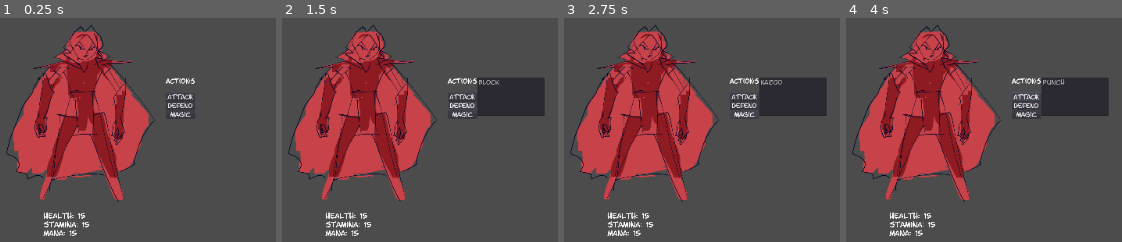
Above: before the commit, frames 1-4 (left to right).
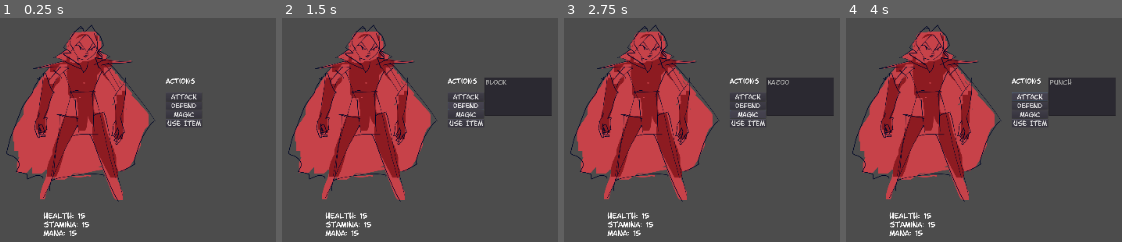
Above: after the commit, the same moments.

Repository: lumsell/highness
Game: Godot game, scene res://PartyCharacter.tscn
Two runs of this game, one before a commit and one after it. Both use one fixed random seed, a clock stepped at 60 frames per second and the inputs below.
Inputs (mouse positions are in pixels of both pictures, inside the frame that each line leads up to):
- Up to frame 1 (0.25 s): no input
- Up to frame 2 (1.5 s): click "Attack" at 0.5 s; click "Defend" at 1.25 s
- Up to frame 3 (2.75 s): click "Magic" at 2 s
- Up to frame 4 (4 s): click (1030, 123) at 2.75 s, where only the run after the commit has a clickable "Use Item"; click "Attack" at 3.5 s

The runs differ from the first frame. In frame 1, 0.7% of the frame differs, in the area x 60-73%, y 33-49%; in frame 2, 1.4%, in the area x 60-98%, y 26-49%; in frame 3, 1.4%; in frame 4, 1.4%.

Commit message:
Started items and other misc adds
Added a basic PartyInventory that can be used as a shared menu for the party's items accessible by all party characters, with one sample item. Also added a basic cost check to the current actions and started rethinking the node organization (right now actions are stored as children of character nodes, but I think they can be more easily kept in the BattleController)

Diff:
--- a/FurlitzFightFarm/HeinousHighness-ProtoBattle2/BaseActionList.gd
+++ b/FurlitzFightFarm/HeinousHighness-ProtoBattle2/BaseActionList.gd
@@ -26,8 +26,8 @@
 		add_item(item)
 
 func get_id_at(index):
-	var id = id_list[index]
-	return id
+	var item_id = id_list[index]
+	return item_id
 
 func load_node(action):
 	add_item(action.get_name())
--- a/FurlitzFightFarm/HeinousHighness-ProtoBattle2/BattleScene.gd
+++ b/FurlitzFightFarm/HeinousHighness-ProtoBattle2/BattleScene.gd
@@ -1,4 +1,8 @@
 extends Node
+
+#Could actions be stored as children of the controller instead of the characters?
+#The actions need to be modified based on the characters, that can be done with
+# the "perform_action" method
 
 # This variable stores the ID string of the Action that the player currently
 # has active
@@ -11,8 +15,11 @@
 
 var active_character
 
+
+
 func _ready() -> void:
 	active_character = $cp0001
+	$PartyInventory.load_items(["ic0001"])
 	pass # Replace with function body.
 
 # This can be called to start a fight, once that's a thing
@@ -30,17 +37,57 @@
 func _on_EnemyCharacter_enemy_targeted(enemy_id) -> void:
 
 	if player_queued_action == null:
-		print("clicked on: " + enemy_id)
-	else:
-		print("targeted: " + enemy_id + " with: " + player_queued_action.get_name())
-		get_node("Announcer").set_text(player_queued_action.get_name() + " : " + enemy_id)
+		return
 
-		active_character.perform_action(player_queued_action)
-		get_node(enemy_id).apply_action(player_queued_action)
+	match player_queued_action.get_id().substr(0,1):
+		"i":
+			pass
+		"a":
+			if player_queued_action == null:
+				print("clicked on: " + enemy_id)
+			else:
+				print("targeted: " + enemy_id + " with: " + player_queued_action.get_name())
+				get_node("Announcer").set_text(player_queued_action.get_name() + " : " + enemy_id)
 
-		player_queued_action = null
+				player_queued_action.perform(active_character.get_node("StatBlock"))
+
+		#This will need to change, multiple enemies of the same type will have
+		# the same idea - use a node array to keep track of them?
+				player_queued_action.execute(get_node(enemy_id).get_node("StatBlock"))
+
+	active_character.end_turn()
+	player_queued_action = null
+	$PartyInventory.hide()
+	active_character.start_turn()
 
 # Recieves the active_action signal from a character and changes the current
 # selection
 func _on_Sprite_active_action(action) -> void:
 	player_queued_action = action
+	$PartyInventory.hide()
+
+
+func _on_cp0001_invalid_action(reason) -> void:
+	get_node("Announcer").set_text(reason)
+
+
+func _on_cp0001_open_inventory() -> void:
+	$PartyInventory.show()
+
+
+func _on_cp0001_character_targeted(character_id) -> void:
+	print("Clicked on " + character_id)
+	print(player_queued_action.get_id().substr(0,1))
+	match player_queued_action.get_id().substr(0,1):
+		"a":
+			pass
+		"i":
+			player_queued_action.use(get_node(character_id).get_node("StatBlock"))
+			$PartyInventory.hide()
+	active_character.end_turn()
+	active_character.start_turn()
+
+func _on_PartyInventory_selection_made(selected_item) -> void:
+	print("Item selected")
+	print(selected_item.get_id())
+	player_queued_action = selected_item
--- a/FurlitzFightFarm/HeinousHighness-ProtoBattle2/BattleScene.tscn
+++ b/FurlitzFightFarm/HeinousHighness-ProtoBattle2/BattleScene.tscn
@@ -1,8 +1,9 @@
-[gd_scene load_steps=6 format=2]
+[gd_scene load_steps=7 format=2]
 
 [ext_resource path="res://PartyCharacter.tscn" type="PackedScene" id=1]
 [ext_resource path="res://BattleScene.gd" type="Script" id=2]
 [ext_resource path="res://EnemyCharacter.tscn" type="PackedScene" id=3]
+[ext_resource path="res://PartyInventory.tscn" type="PackedScene" id=4]
 
 [sub_resource type="DynamicFontData" id=1]
 font_path = "res://Fonts/ltromatic.ttf"
@@ -29,5 +30,15 @@
 "_edit_use_anchors_": false
 }
 
+[node name="PartyInventory" parent="." instance=ExtResource( 4 )]
+margin_left = 326.268
+margin_top = 251.428
+margin_right = 653.268
+margin_bottom = 338.428
+
 [connection signal="active_action" from="cp0001" to="." method="_on_Sprite_active_action"]
+[connection signal="character_targeted" from="cp0001" to="." method="_on_cp0001_character_targeted"]
+[connection signal="invalid_action" from="cp0001" to="." method="_on_cp0001_invalid_action"]
+[connection signal="open_inventory" from="cp0001" to="." method="_on_cp0001_open_inventory"]
 [connection signal="enemy_targeted" from="ce0001" to="." method="_on_EnemyCharacter_enemy_targeted"]
+[connection signal="selection_made" from="PartyInventory" to="." method="_on_PartyInventory_selection_made"]
--- a/FurlitzFightFarm/HeinousHighness-ProtoBattle2/HBoxContainer.gd
+++ b/FurlitzFightFarm/HeinousHighness-ProtoBattle2/HBoxContainer.gd
@@ -8,6 +8,7 @@
 # Sent when the player clicks on an item in an ActionList
 # returns action_name the ID of the selected action, for now just its name
 signal action_selected(action_name)
+signal open_inventory()
 
 # BaseActionButton and BaseActionList are generic scene nodes with the premade
 # functionality to build a unique Action Menu
@@ -23,6 +24,7 @@
 var attack_index = 0
 var defend_index = 1
 var magic_index = 2
+var inventory = -1
 
 var list_array = [attack_index, defend_index, magic_index]
 
@@ -48,6 +50,8 @@
 				new_button.set_id(defend_index)
 			"Magic":
 				new_button.set_id(magic_index)
+			"Use Item":
+				new_button.set_id(inventory)
 
 		var new_action_list = action_list.instance()
 		new_action_list.connect("item_selected", self, "_on_ActionList_item_selected")
@@ -71,22 +75,26 @@
 # Brings up the corresponding AbilityList when an ActionButton is pressed
 func _on_ActionButton_selection_made(button_id):
 	print(button_id)
+
 	# if there's a list currently being displayed, its removed and its selection
 	# is clread
 	if current_list != null:
 		$ListContainer.remove_child(current_list)
 		current_list.unselect_all()
 	#if the same button is clicked twice in a row, its just removed
-	if current_list == list_array[button_id]:
+	if button_id == -1:
+		emit_signal("open_inventory")
+	elif current_list == list_array[button_id]:
 		current_list = null
 	else:
 		current_list = list_array[button_id]
 		$ListContainer.add_child(current_list)
 
 func clear_selection():
-	$ListContainer.remove_child(current_list)
-	current_list.unselect_all()
-	current_list = null
+	if current_list != null:
+		$ListContainer.remove_child(current_list)
+		current_list.unselect_all()
+		current_list = null
 
 # Sends the "action_selected" signal when the player clicks on an item from an
 # ActionList
--- a/FurlitzFightFarm/HeinousHighness-ProtoBattle2/PartyCharacter.gd
+++ b/FurlitzFightFarm/HeinousHighness-ProtoBattle2/PartyCharacter.gd
@@ -6,6 +6,9 @@
 # Sent to the BattleController to tell it the ID of the player's currently
 # selected action
 signal active_action(action_id)
+signal invalid_action(reason)
+signal open_inventory()
+signal character_targeted(character_id)
 
 # These arrays are used to generate the character's ActionMenu
 # ATM they're stand-ins that don't actually mean anything and this whole system
@@ -13,7 +16,7 @@
 
 # this String array is used to generate all the ActionButtons - not yet though,
 # will need to be updated
-var action_categories = ["Attack", "Defend", "Magic"]
+var action_categories = ["Attack", "Defend", "Magic", "Use Item"]
 # these String arrays are used to generate ActionLists for each ActionButton
 # old, will remove later
 var attack_array = ["Slap", "Punch", "Insult"]
@@ -27,8 +30,12 @@
 var mana = 15
 var strength = 3
 
+var character_id
+
 # Generates and shows the active character's action menu
 func _ready() -> void:
+	character_id = "cp0001"
+
 	$StatBlock.build(health, stamina, mana, strength)
 
 	build_combat_menu(action_categories, available_actions)
@@ -56,7 +63,11 @@
 # Hides the character's CombatMenu when its turn ends
 # Not used yet, will be important when turns are actually ended
 func end_turn():
+	$CombatMenu.clear_selection()
 	$CombatMenu.hide()
+
+func start_turn():
+	$CombatMenu.show()
 
 # Recieves the CombatMenu's "action_selected" signal and forwards it to the
 # BattleController
@@ -64,7 +75,11 @@
 # It's useful for now because atm, CombatMenus are generated individually by
 # the characters, but this might change depending on how we handle Action Nodes
 func _on_CombatMenu_action_selected(action_name):
-	emit_signal("active_action", get_node(action_name))
+	var results = get_node(action_name).cost_check($StatBlock)
+	if(results[0]):
+		emit_signal("active_action", get_node(action_name))
+	else:
+		emit_signal("invalid_action", "Not enough " + results[1])
 
 func perform_action(action):
 	action.perform($StatBlock)
@@ -72,3 +87,13 @@
 
 func _on_StatBlock_die() -> void:
 	hide()
+
+
+func _on_CombatMenu_open_inventory() -> void:
+	emit_signal("open_inventory")
+
+
+func _on_Area2D_input_event(viewport: Node, event: InputEvent, shape_idx: int) -> void:
+	if event is InputEventMouseButton and event.pressed and event.button_index == BUTTON_LEFT:
+		print("click")
+		emit_signal("character_targeted", character_id)
--- a/FurlitzFightFarm/HeinousHighness-ProtoBattle2/PartyCharacter.tscn
+++ b/FurlitzFightFarm/HeinousHighness-ProtoBattle2/PartyCharacter.tscn
@@ -12,6 +12,10 @@
 [sub_resource type="DynamicFont" id=2]
 size = 28
 font_data = SubResource( 1 )
+
+[sub_resource type="CapsuleShape2D" id=3]
+radius = 286.784
+height = 279.536
 
 [node name="Sprite" type="Sprite"]
 position = Vector2( 116.673, 113.844 )
@@ -53,8 +57,16 @@
 margin_right = -615.496
 margin_bottom = -294.921
 
+[node name="Area2D" type="Area2D" parent="."]
+
+[node name="CollisionShape2D" type="CollisionShape2D" parent="Area2D"]
+position = Vector2( -5.96509, 62.0517 )
+shape = SubResource( 3 )
+
 [connection signal="action_selected" from="CombatMenu" to="." method="_on_CombatMenu_action_selected"]
+[connection signal="open_inventory" from="CombatMenu" to="." method="_on_CombatMenu_open_inventory"]
 [connection signal="die" from="StatBlock" to="." method="_on_StatBlock_die"]
 [connection signal="health_changed" from="StatBlock" to="StatDisplay" method="_on_StatBlock_health_changed"]
 [connection signal="mana_changed" from="StatBlock" to="StatDisplay" method="_on_StatBlock_mana_changed"]
 [connection signal="stamina_changed" from="StatBlock" to="StatDisplay" method="_on_StatBlock_stamina_changed"]
+[connection signal="input_event" from="Area2D" to="." method="_on_Area2D_input_event"]
--- /dev/null
+++ b/FurlitzFightFarm/HeinousHighness-ProtoBattle2/PartyInventory.gd
@@ -0,0 +1,37 @@
+extends TabContainer
+
+
+# Declare member variables here. Examples:
+# var a: int = 2
+# var b: String = "text"
+signal selection_made(selected_item)
+
+var active_item
+# Called when the node enters the scene tree for the first time.
+func _ready() -> void:
+	hide()
+
+func load_items(inventory):
+
+	for item in inventory:
+
+		var item_scene = load("res://" + item + ".tscn")
+		var item_node = item_scene.instance()
+		add_child(item_node)
+		match item.substr(1,1):
+			"c":
+				$Consumables.load_node(item_node)
+			"e":
+				$Equipment.load_node(item_node)
+			"m":
+				$Misc.load_node(item_node)
+
+# Called every frame. 'delta' is the elapsed time since the previous frame.
+#func _process(delta: float) -> void:
+#	pass
+
+
+func _on_Consumables_item_selected(index: int) -> void:
+	active_item = get_node($Consumables.get_id_at(index))
+	print(active_item.get_id())
+	emit_signal("selection_made", active_item)
--- /dev/null
+++ b/FurlitzFightFarm/HeinousHighness-ProtoBattle2/PartyInventory.tscn
@@ -0,0 +1,41 @@
+[gd_scene load_steps=3 format=2]
+
+[ext_resource path="res://BaseActionList.tscn" type="PackedScene" id=1]
+[ext_resource path="res://PartyInventory.gd" type="Script" id=2]
+
+[node name="PartyInventory" type="TabContainer"]
+margin_right = 327.0
+margin_bottom = 87.0
+tab_align = 0
+script = ExtResource( 2 )
+__meta__ = {
+"_edit_use_anchors_": false
+}
+
+[node name="Consumables" parent="." instance=ExtResource( 1 )]
+anchor_right = 1.0
+anchor_bottom = 1.0
+margin_left = 4.0
+margin_top = 32.0
+margin_right = -4.0
+margin_bottom = -4.0
+
+[node name="Equipment" parent="." instance=ExtResource( 1 )]
+visible = false
+anchor_right = 1.0
+anchor_bottom = 1.0
+margin_left = 4.0
+margin_top = 32.0
+margin_right = -4.0
+margin_bottom = -4.0
+
+[node name="Misc" parent="." instance=ExtResource( 1 )]
+visible = false
+anchor_right = 1.0
+anchor_bottom = 1.0
+margin_left = 4.0
+margin_top = 32.0
+margin_right = -4.0
+margin_bottom = -4.0
+
+[connection signal="item_selected" from="Consumables" to="." method="_on_Consumables_item_selected"]
--- a/FurlitzFightFarm/HeinousHighness-ProtoBattle2/StatBlock.gd
+++ b/FurlitzFightFarm/HeinousHighness-ProtoBattle2/StatBlock.gd
@@ -46,6 +46,9 @@
 	mana = new_mana
 	emit_signal("mana_changed", new_mana)
 
+func get_mana():
+	return mana
+
 func set_strength(new_strength):
 	strength = new_strength
 
--- a/FurlitzFightFarm/HeinousHighness-ProtoBattle2/ad0001.gd
+++ b/FurlitzFightFarm/HeinousHighness-ProtoBattle2/ad0001.gd
@@ -7,6 +7,9 @@
 
 var local_id : String = "ad0001"
 var local_name : String = "Block"
+
+#Cost is stamina
+var cost = 3
 
 # Called when the node enters the scene tree for the first time.
 func _ready() -> void:
@@ -18,6 +21,12 @@
 func get_name():
 	return local_name
 
+func cost_check(user_stats):
+	var results = [false, "Stamina"]
+	if user_stats.get_stamina() >= cost:
+		results[0] = true
+	return results
+
 func execute():
 	pass
 # Called every frame. 'delta' is the elapsed time since the previous frame.
--- a/FurlitzFightFarm/HeinousHighness-ProtoBattle2/am0001.gd
+++ b/FurlitzFightFarm/HeinousHighness-ProtoBattle2/am0001.gd
@@ -7,6 +7,9 @@
 
 var local_id : String = "am0001"
 var local_name : String = "Kazoo"
+
+#Cost is mana
+var cost = 4
 
 # Called when the node enters the scene tree for the first time.
 func _ready() -> void:
@@ -18,6 +21,12 @@
 func get_name():
 	return local_name
 
+func cost_check(user_stats):
+	var results = [false, "Mana"]
+	if user_stats.get_mana() >= cost:
+		results[0] = true
+	return results
+
 func execute():
 	pass
 # Called every frame. 'delta' is the elapsed time since the previous frame.
--- a/FurlitzFightFarm/HeinousHighness-ProtoBattle2/as0001.gd
+++ b/FurlitzFightFarm/HeinousHighness-ProtoBattle2/as0001.gd
@@ -1,9 +1,8 @@
 extends Node
 
 
-# Declare member variables here. Examples:
-# var a: int = 2
-# var b: String = "text"
+
+
 var local_id: String = "as0001"
 var local_name: String = "Punch"
 
@@ -22,6 +21,13 @@
 func get_name() -> String:
 	return local_name
 
+#this might not work check later
+func cost_check(user_stats):
+	var results = [true, "Stamina"]
+	if user_stats.get_stamina() < cost:
+		results[0] = false
+	return results
+
 func perform(user_stats):
 	user_stats.set_stamina(user_stats.get_stamina() - cost)
 	damage = base_damage + user_stats.get_strength()
--- /dev/null
+++ b/FurlitzFightFarm/HeinousHighness-ProtoBattle2/ic0001.gd
@@ -0,0 +1,27 @@
+extends Node
+
+
+# Declare member variables here. Examples:
+# var a: int = 2
+# var b: String = "text"
+
+signal run_out
+
+var local_id: String = "ic0001"
+var local_name: String = "Stamina Potion"
+
+var current_amount = 4
+
+# Called when the node enters the scene tree for the first time.
+
+func use(target_stats):
+	target_stats.set_stamina(target_stats.get_stamina() + 5)
+	current_amount -= 1
+	if current_amount <= 0:
+		emit_signal("run_out")
+
+func get_id():
+	return local_id
+
+func get_name():
+	return local_name
--- /dev/null
+++ b/FurlitzFightFarm/HeinousHighness-ProtoBattle2/ic0001.tscn
@@ -0,0 +1,6 @@
+[gd_scene load_steps=2 format=2]
+
+[ext_resource path="res://ic0001.gd" type="Script" id=1]
+
+[node name="ic0001" type="Node"]
+script = ExtResource( 1 )
Not shown: 1 places in FurlitzFightFarm/HeinousHighness-ProtoBattle2/PartyCharacter.tscn that only renumber resources
